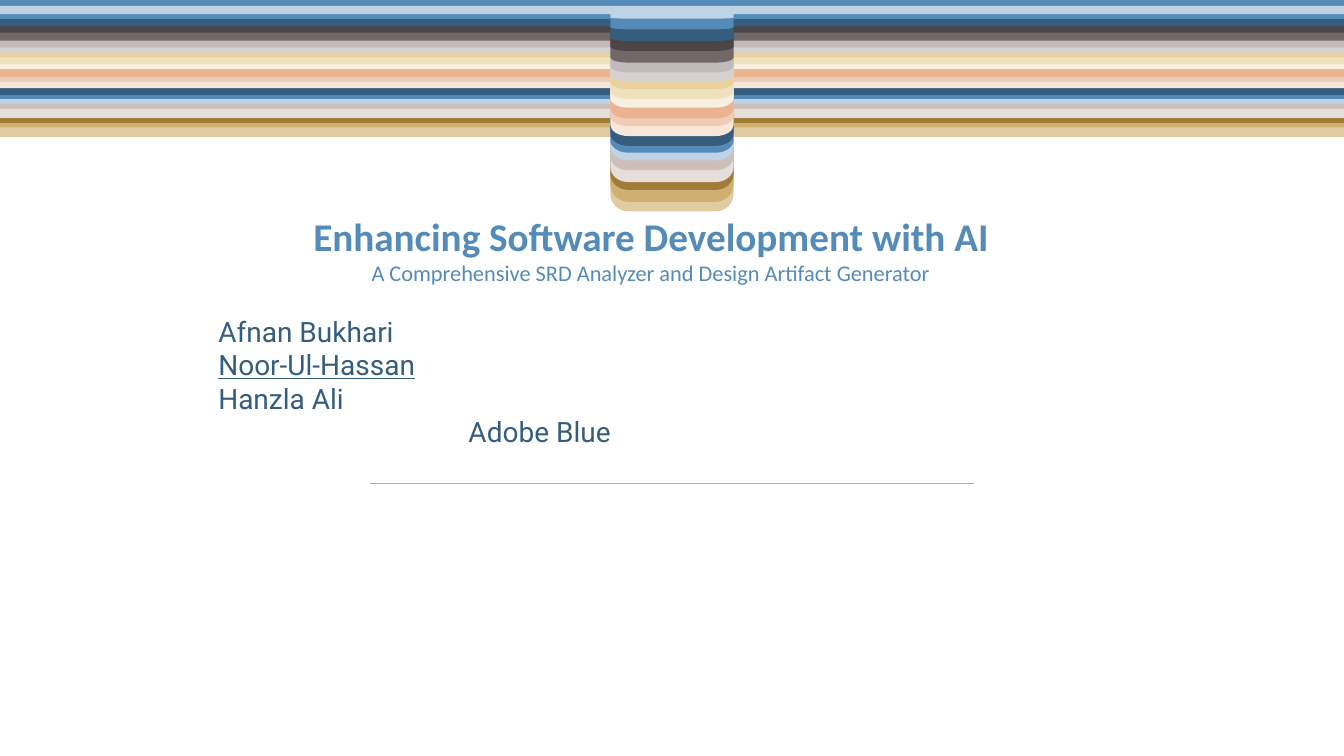
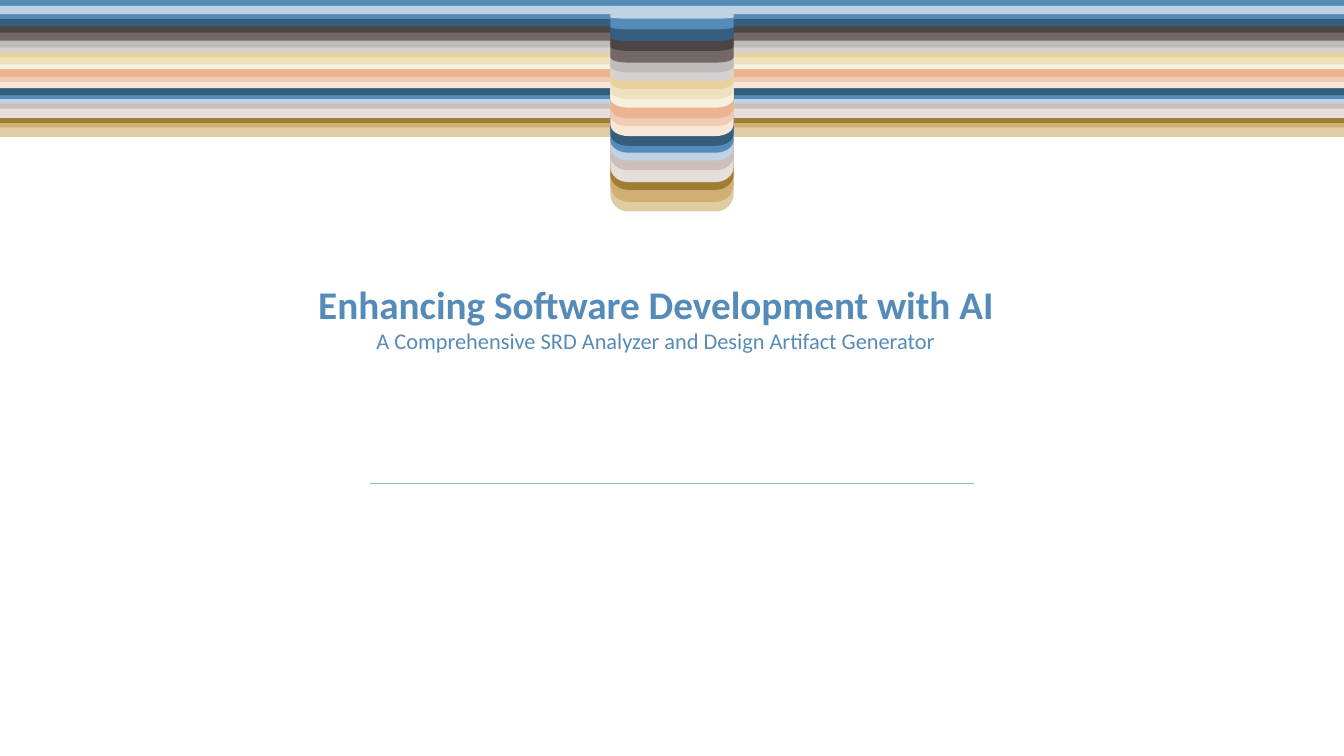
Before and after one commit to reshmailfatima/Stewart-Hackathon, a slide deck: slide 1 of Presentation_02 (1).pptx. Drawn at 1344x756 pixels with LibreOffice and Linux fonts; fonts in the diff are those of the drawing; background and template pictures are left out. Boxes give left, top, right and bottom in pixels: in the first picture for what was removed or moved away, otherwise in the second. Text is boxed around its words. In the diff, an @@ line names an element or a change of style, - is before the commit and + after.

```diff
--- a/Presentation_02 (1).pptx
+++ b/Presentation_02 (1).pptx
@@ text "Enhancing Software Development with AI": place and size @@
-text "Enhancing Software Development with AI" at box(313, 223, 988, 285)
+text "Enhancing Software Development with AI" at box(318, 291, 993, 353)
@@ text removed at box(218, 320, 611, 443) @@
-Afnan Bukhari
-Noor-Ul-Hassan
-Hanzla Ali
-Adobe Blue
```
Also in this commit, not shown: 6 other slides changed, 1 slide removed.
